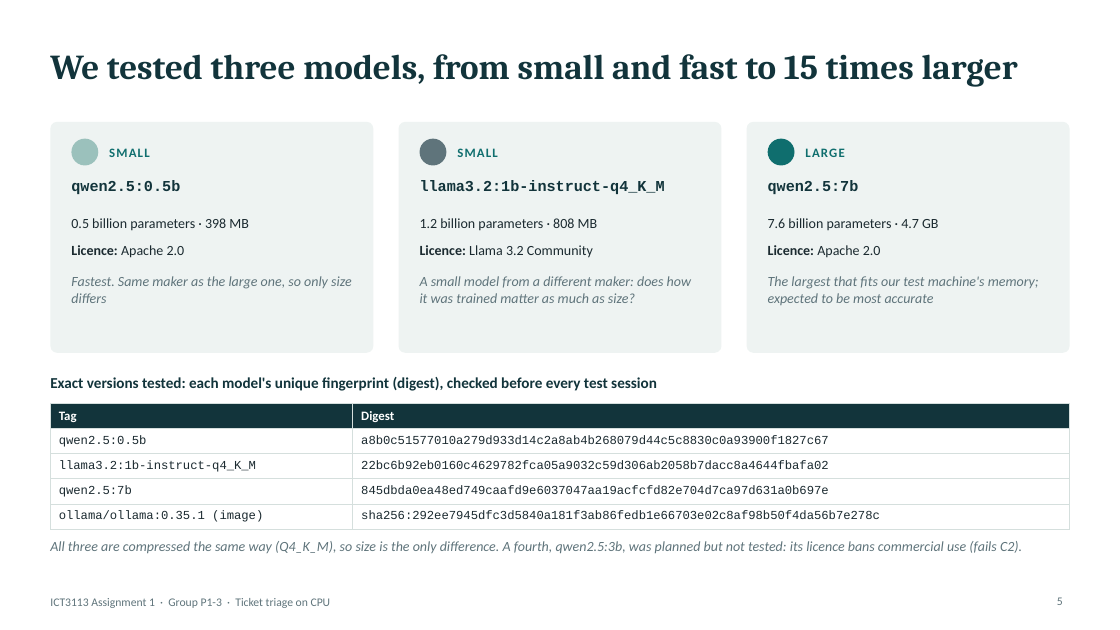
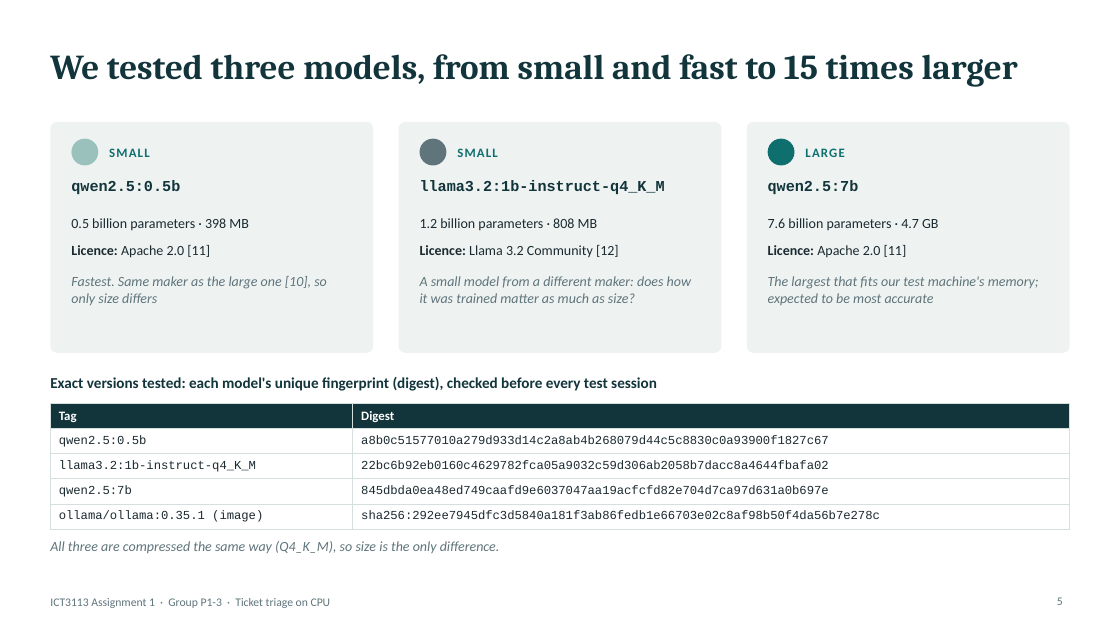
Before and after one commit to asdafsafas/ICT3113_A1_P1-3, a slide deck: slide 5 of slides/Group03.pptx. Drawn at 1120x630 pixels with LibreOffice and Linux fonts; fonts in the diff are those of the drawing. Boxes give left, top, right and bottom in pixels: in the first picture for what was removed or moved away, otherwise in the second. Text is boxed around its words. In the diff, an @@ line names an element or a change of style, - is before the commit and + after.

```diff
--- a/slides/Group03.pptx
+++ b/slides/Group03.pptx
@@ text at <box>71,245,210,258</box>: text changed @@
-Licence: Apache 2.0
+Licence: Apache 2.0 [11]
@@ text at <box>420,245,619,258</box>: text changed @@
-Licence: Llama 3.2 Community
+Licence: Llama 3.2 Community [12]
@@ text at <box>768,245,907,258</box>: text changed @@
-Licence: Apache 2.0
+Licence: Apache 2.0 [11]
@@ text at <box>71,276,327,305</box>: text changed @@
-Fastest. Same maker as the large one, so only size differs
+Fastest. Same maker as the large one [10], so only size differs
@@ text at <box>50,541,500,554</box>: text changed @@
-All three are compressed the same way (Q4_K_M), so size is the only difference. A fourth, qwen2.5:3b, was planned but not tested: its licence bans commercial use (fails C2).
+All three are compressed the same way (Q4_K_M), so size is the only difference.
```
Also in this commit, not shown: 5 other slides changed, 2 other files.
